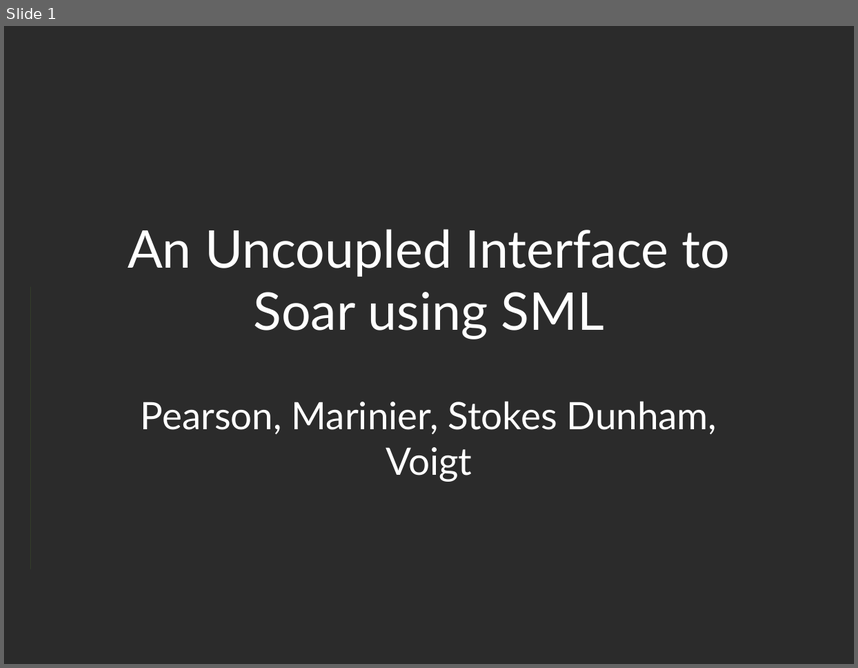
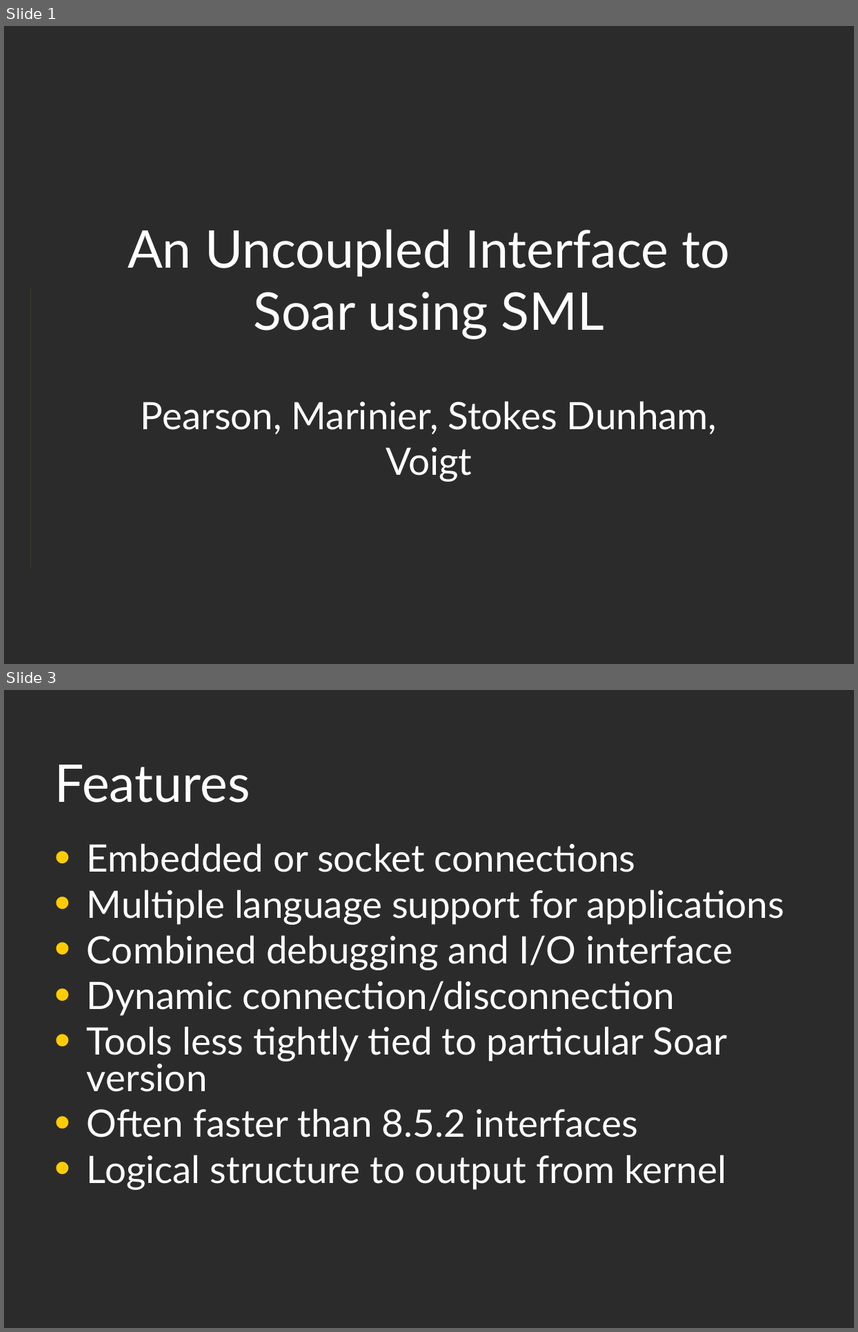
Before and after one commit to SoarGroup/Soar, a slide deck: Documentation/SML High-level presentation.ppt. Shown one above the other, each under a label of ours: slide 1 before the commit, slides 1 and 3 after it; the slides between them are not shown. The pictures are 858x668 and 858x1332 pixels, drawn with LibreOffice and Linux fonts; fonts in the diff are those of the drawing; background and template pictures are left out; a plain dark background stands for a picture behind light text. Boxes give left, top, right and bottom in pixels: in the first picture for what was removed or moved away, otherwise in the second. Text is boxed around its words. In the diff, an @@ line names an element or a change of style, - is before the commit and + after.

```diff
--- a/Documentation/SML High-level presentation.ppt
+++ b/Documentation/SML High-level presentation.ppt
@@ slide 3 added at (x1=4, y1=690, x2=854, y2=1328), background picture (left out) @@
@@ title added at (x1=55, y1=765, x2=250, y2=802), 44 pt, text #FFFFFF @@
+Features
@@ text added at (x1=87, y1=843, x2=784, y2=1190), 32 pt, text #FFFFFF @@
+• Embedded or socket connections
+• Multiple language support for applications
+• Combined debugging and I/O interface
+• Dynamic connection/disconnection
+• Tools less tightly tied to particular Soar version
+• Often faster than 8.5.2 interfaces
+• Logical structure to output from kernel
```
Also in this commit, not shown: 2 slides changed, 2 other slides added, 3 slides removed.
